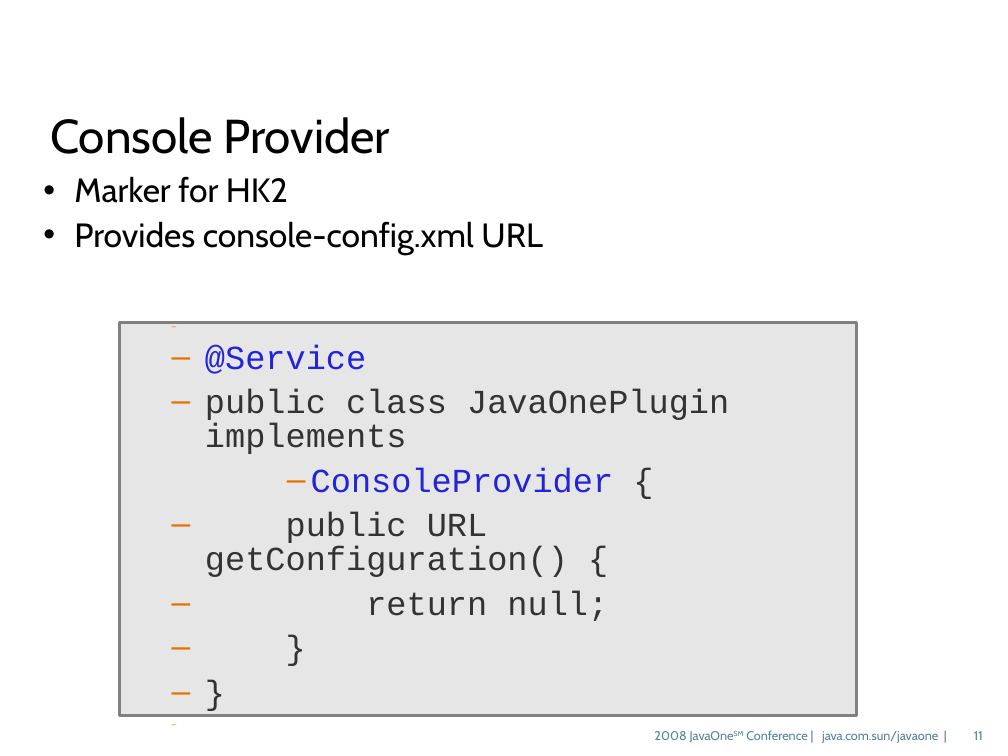
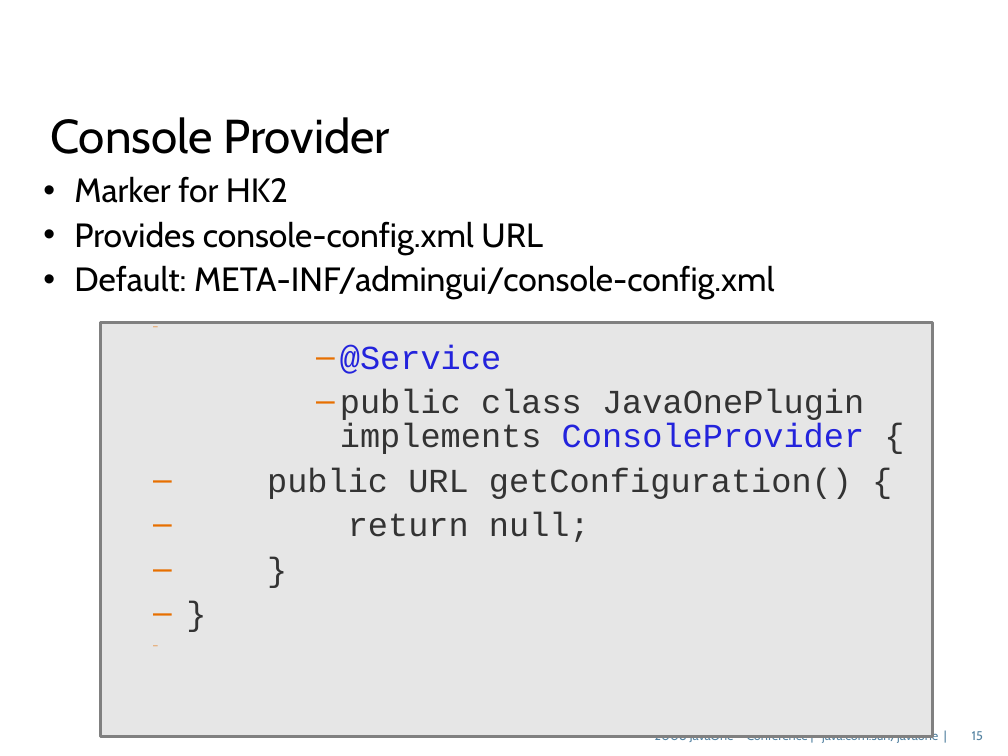
Before and after one commit to dmatej/Glassfish-SVN-Patched, a slide deck: slide 15 of v3/admingui/j1plugin/gfplugin/4520_gfplugin.odp (slide 11 before the commit). Drawn at 1008x756 pixels with LibreOffice and Linux fonts; fonts in the diff are those of the drawing; background and template pictures are left out. Boxes give left, top, right and bottom in pixels: in the first picture for what was removed or moved away, otherwise in the second. Text is boxed around its words. In the diff, an @@ line names an element or a change of style, - is before the commit and + after.

```diff
--- a/v3/admingui/j1plugin/gfplugin/4520_gfplugin.odp
+++ b/v3/admingui/j1plugin/gfplugin/4520_gfplugin.odp
@@ text at (74, 265, 775, 299): paragraph added @@
+• Default: META-INF/admingui/console-config.xml
@@ rectangle "@Service": place and size @@
-rectangle "@Service" at (119, 323, 857, 716)
+rectangle "@Service" at (101, 323, 932, 737)
@@ text in rectangle at (340, 344, 501, 374): list level 3 to 5 in "@Service" @@
@@ text in rectangle at (340, 389, 865, 454): text changed @@
-    – public class JavaOnePlugin implements
-        – ConsoleProvider {
+        – public class JavaOnePlugin implements ConsoleProvider {
@@ page number at (972, 731, 983, 740): text changed @@
-11
+15
```
Also in this commit, not shown: 17 other slides changed, 1 slide removed.
